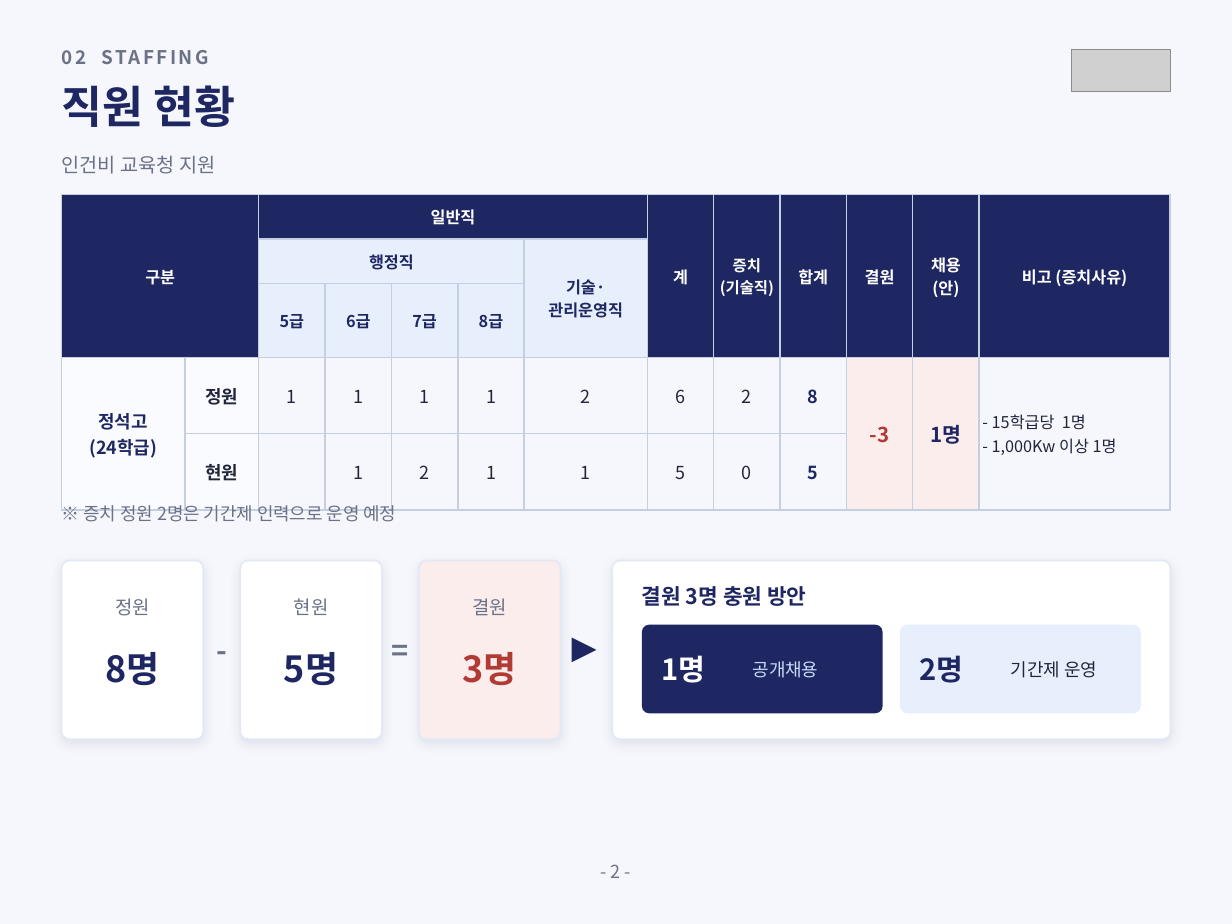
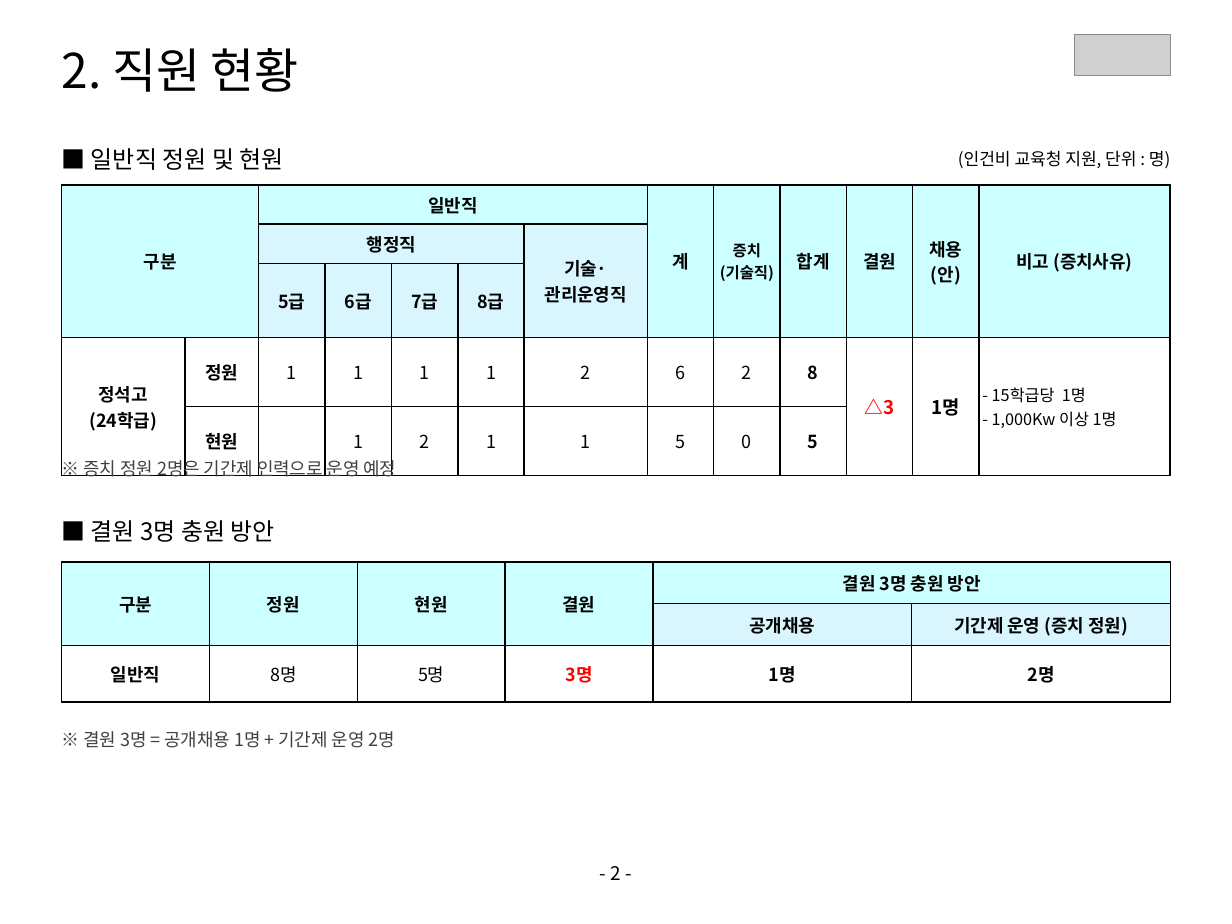
Before and after one commit to sogood459-max/miracle-guy, a slide deck: slide 3 of docs/2027년_사무직원_채용계획안.pptx. Drawn at 1232x924 pixels with LibreOffice and Linux fonts; fonts in the diff are those of the drawing; grey boxes stand for pictures. Boxes give left, top, right and bottom in pixels: in the first picture for what was removed or moved away, otherwise in the second. Text is boxed around its words. In the diff, an @@ line names an element or a change of style, - is before the commit and + after.

```diff
--- a/docs/2027년_사무직원_채용계획안.pptx
+++ b/docs/2027년_사무직원_채용계획안.pptx
@@ background #F5F7FC to #FFFFFF @@
@@ text at (x1=62, y1=48, x2=299, y2=92): text changed; size 26 to 28 pt; text colour #1E2761 to #000000; bold off @@
-직원 현황
+2. 직원 현황
@@ text removed at (x1=62, y1=42, x2=1047, y2=71) @@
-02 STAFFING
@@ picture moved from (x1=1072, y1=49, x2=1170, y2=91) to (x1=1074, y1=34, x2=1170, y2=75) @@
@@ text added at (x1=91, y1=148, x2=283, y2=170), 14 pt, text #000000 @@
+■ 일반직 정원 및 현원
@@ text at (x1=958, y1=150, x2=1170, y2=168): text changed; size 11.5 to 10 pt; text colour #6B7186 to #000000 @@
-인건비 교육청 지원
+(인건비 교육청 지원, 단위 : 명)
@@ table at (x1=62, y1=185, x2=1172, y2=454) @@
-row 4, column 11: -3
+row 4, column 11: △3
@@ fill #1E2761 to #CCFFFF in 8 cells @@
@@ fill #E8EFFC to #D9F6FF in 6 cells @@
@@ fill #FAFBFE to none in 3 cells @@
@@ fill #FBEDEC to none in 2 cells @@
@@ size 9.5 to 10.5 pt in "구분", "일반직", "계", "합계" and 11 more places @@
@@ text colour #FFFFFF to #000000 in "구분", "일반직", "계", "증치" and 6 more places @@
@@ text colour #1E2761 to #000000 in "행정직", "기술·", "관리운영직", "5급" and 8 more places @@
@@ text colour #22263A to #000000 in "정원", "1", "1", "1" and 13 more places @@
@@ size 12 to 11 pt in "1명" @@
@@ borders changed @@
@@ table resized from (x1=62, y1=195, x2=1172, y2=485) to (x1=62, y1=185, x2=1172, y2=454) @@
@@ text "※ 증치 정원 2명은 기간제 ..." moved from (x1=83, y1=502, x2=397, y2=522) to (x1=83, y1=457, x2=397, y2=477) @@
@@ text "※ 증치 정원 2명은 기간제 ..." at (x1=83, y1=457, x2=397, y2=477): text colour #6B7186 to #404040 @@
@@ text at (x1=91, y1=520, x2=275, y2=542): text changed; size 12.5 to 14 pt; text colour #1E2761 to #000000; bold off @@
-결원 3명 충원 방안
+■ 결원 3명 충원 방안
@@ rounded rectangle removed at (x1=62, y1=561, x2=203, y2=739) @@
@@ table added at (x1=62, y1=562, x2=1170, y2=687), 3 rows, 6 columns @@
+구분 | 정원 | 현원 | 결원 | 결원 3명 충원 방안 | 
+ |  |  |  | 공개채용 | 기간제 운영 (증치 정원)
+일반직 | 8명 | 5명 | 3명 | 1명 | 2명
@@ text removed at (x1=203, y1=561, x2=240, y2=739) @@
--
@@ rounded rectangle removed at (x1=240, y1=561, x2=382, y2=739) @@
@@ text removed at (x1=382, y1=561, x2=419, y2=739) @@
-=
@@ rounded rectangle removed at (x1=419, y1=561, x2=561, y2=739) @@
@@ rounded rectangle removed at (x1=612, y1=561, x2=1170, y2=739) @@
@@ text removed at (x1=115, y1=598, x2=150, y2=616) @@
-정원
@@ text removed at (x1=294, y1=598, x2=329, y2=615) @@
-현원
@@ text removed at (x1=472, y1=598, x2=507, y2=616) @@
-결원
@@ rounded rectangle removed at (x1=642, y1=625, x2=883, y2=713) @@
@@ rounded rectangle removed at (x1=899, y1=625, x2=1141, y2=713) @@
@@ text removed at (x1=105, y1=652, x2=159, y2=686) @@
-8명
@@ text removed at (x1=284, y1=652, x2=338, y2=686) @@
-5명
@@ text removed at (x1=463, y1=652, x2=517, y2=685) @@
-3명
@@ triangle removed at (x1=572, y1=637, x2=596, y2=662) @@
@@ text removed at (x1=662, y1=655, x2=706, y2=683) @@
-1명
@@ text removed at (x1=920, y1=655, x2=964, y2=683) @@
-2명
@@ text removed at (x1=753, y1=661, x2=819, y2=678) @@
-공개채용
@@ text removed at (x1=1011, y1=661, x2=1097, y2=678) @@
-기간제 운영
@@ text added at (x1=83, y1=731, x2=395, y2=748), 10.5 pt, text #404040 @@
+※ 결원 3명 = 공개채용 1명 + 기간제 운영 2명
@@ text "- 2 -" at (x1=611, y1=866, x2=621, y2=880): size 10.5 to 11 pt, text colour #6B7186 to #000000 @@
```
Also in this commit, not shown: 10 other slides changed, 1 other file.
